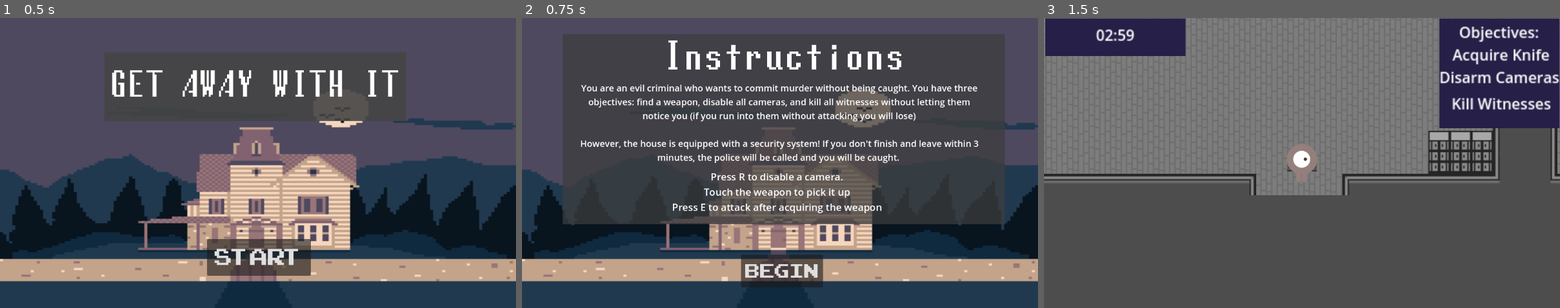
Above: before the commit, frames 1-3 (left to right).
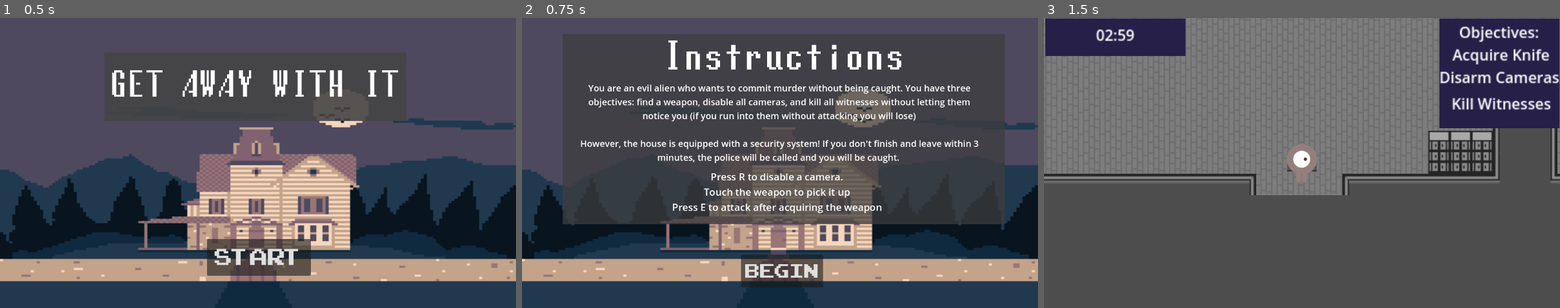
Above: after the commit, the same moments.

Repository: aryapsinha/murdergame
Game: Godot game, scene res://demo.tscn
Two runs of this game, one before a commit and one after it. Both use one fixed random seed, a clock stepped at 60 frames per second and the inputs below.
Inputs:
- Up to frame 1 (0.5 s): no input
- Up to frame 2 (0.75 s): click "START" at 0.5 s
- Up to frame 3 (1.5 s): click "BEGIN" at 1.25 s

Frame 1 is identical in both runs. In frame 2, 1.1% of the frame differs, in the area x 11-89%, y 22-27%; in frame 3, nothing differs.

Commit message:
Alien description

Diff:
--- a/demo.tscn
+++ b/demo.tscn
@@ -2485,7 +2485,6 @@
 text = "START"
 
 [node name="Instructions" type="CanvasLayer" parent="."]
-visible = false
 
 [node name="TextureRect" type="TextureRect" parent="Instructions"]
 anchors_preset = 15
@@ -2520,7 +2519,7 @@
 offset_bottom = 277.0
 grow_horizontal = 2
 theme_override_font_sizes/font_size = 20
-text = "You are an evil criminal who wants to commit murder without being caught. You have three objectives: find a weapon, disable all cameras, and kill all witnesses without letting them notice you (if you run into them without attacking you will lose)
+text = "You are an evil alien who wants to commit murder without being caught. You have three objectives: find a weapon, disable all cameras, and kill all witnesses without letting them notice you (if you run into them without attacking you will lose)
 
 However, the house is equipped with a security system! If you don't finish and leave within 3 minutes, the police will be called and you will be caught. "
 horizontal_alignment = 1
